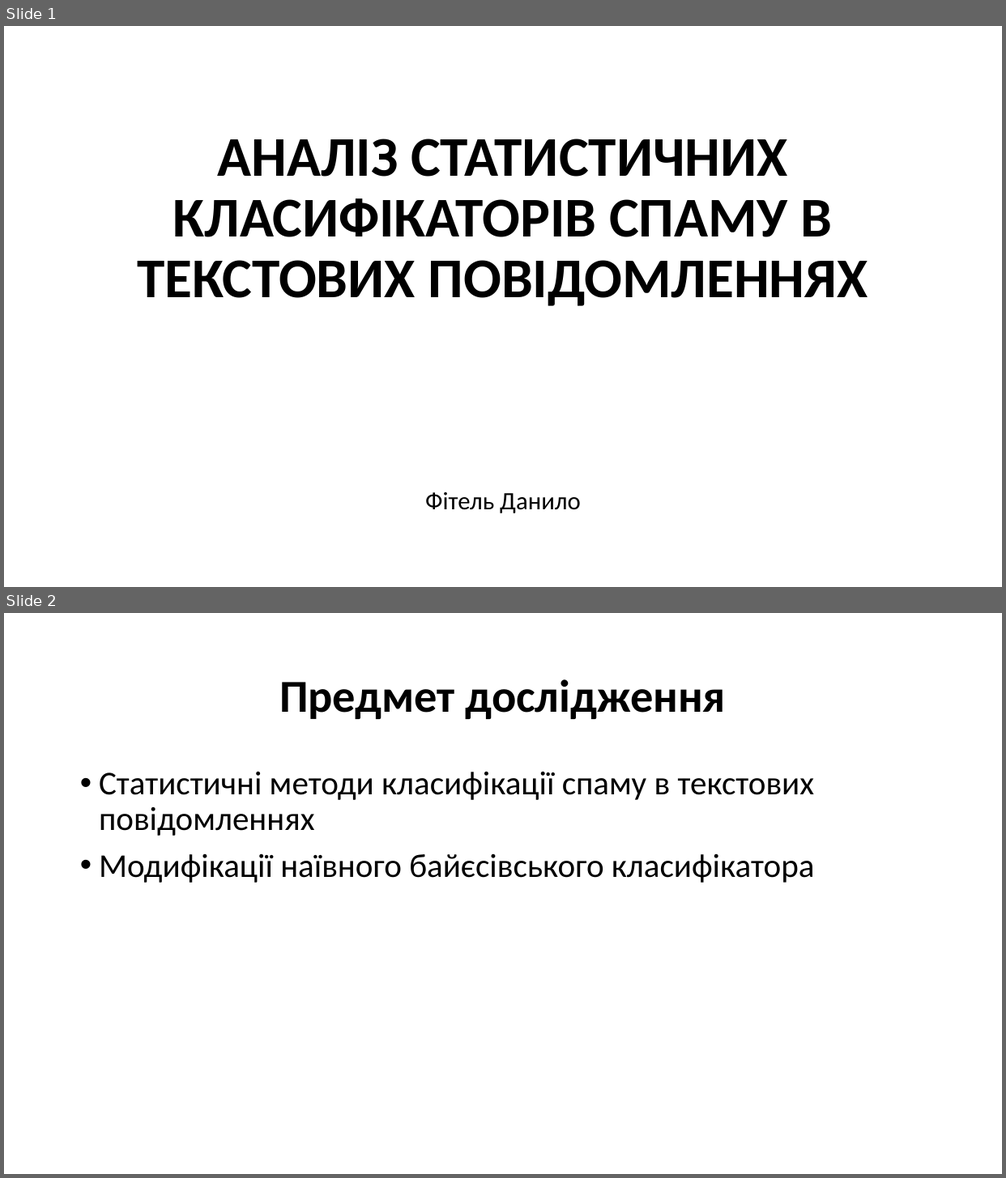
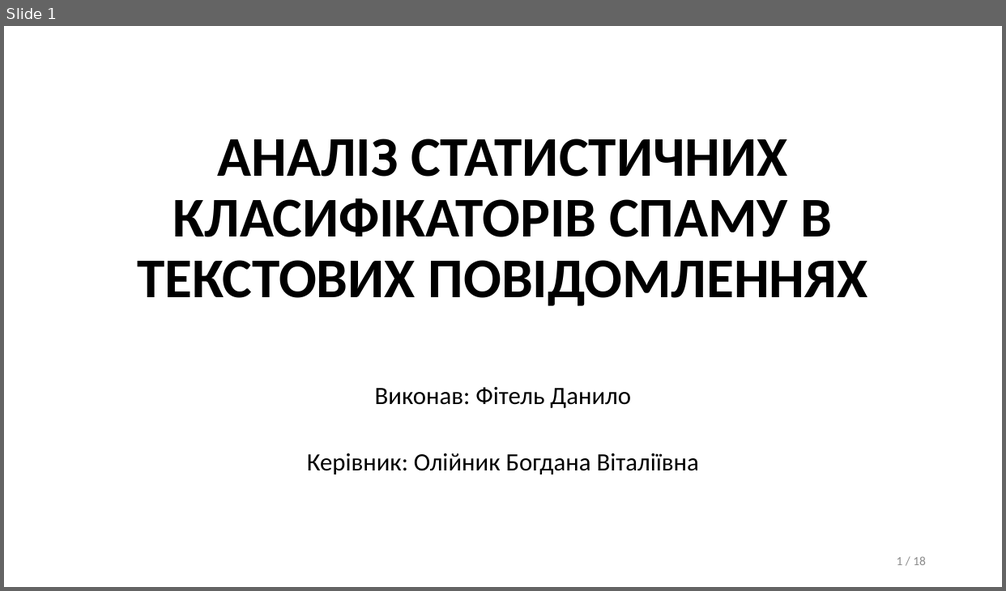
Before and after one commit to danylofitel/Pinocchio, a slide deck: fitel_presentation/Analysis of Statistical Spam Classifiers for Text Messages.pptx. Shown one above the other, each under a label of ours: slides 1 and 2 before the commit, slide 1 after it. The pictures are 1006x1178 and 1006x591 pixels, drawn with LibreOffice and Linux fonts; fonts in the diff are those of the drawing. Boxes give left, top, right and bottom in pixels: in the first picture for what was removed or moved away, otherwise in the second. Text is boxed around its words. In the diff, an @@ line names an element or a change of style, - is before the commit and + after.

```diff
--- a/fitel_presentation/Analysis of Statistical Spam Classifiers for Text Messages.pptx
+++ b/fitel_presentation/Analysis of Statistical Spam Classifiers for Text Messages.pptx
@@ slide 2 removed at (4,613,1002,1174), background #FFFFFF @@
@@ title removed at (279,679,726,719) @@
-Предмет дослідження
@@ text removed at (99,771,815,883) @@
-• Статистичні методи класифікації спаму в текстових повідомленнях
-• Модифікації наївного байєсівського класифікатора
@@ slide 1 changed as well @@
@@ subtitle at (375,387,631,408): text changed @@
-Фітель Данило
+Виконав: Фітель Данило
@@ text added at (307,454,699,475), 24 pt, text #000000 @@
+Керівник: Олійник Богдана Віталіївна
@@ page number added at (897,557,926,565), 12 pt, text #8C8C8C @@
+1 / 18
```
Also in this commit, not shown: 1 other slide changed, 16 slides added, 2 other slides removed.
